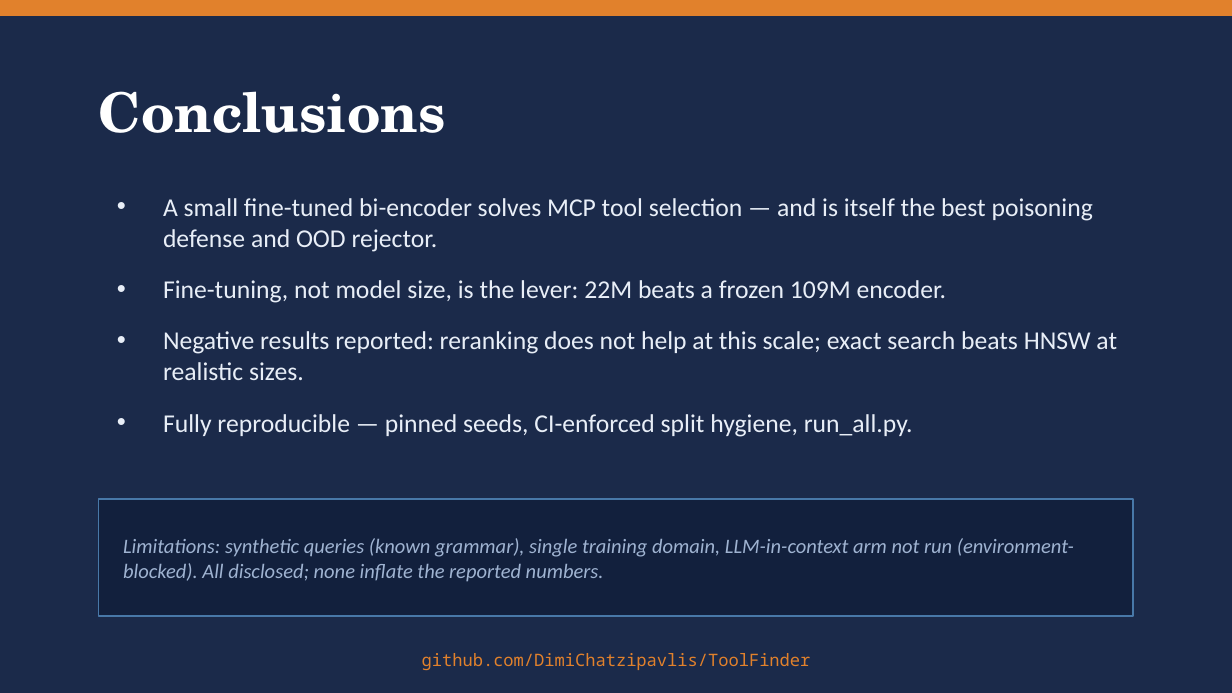
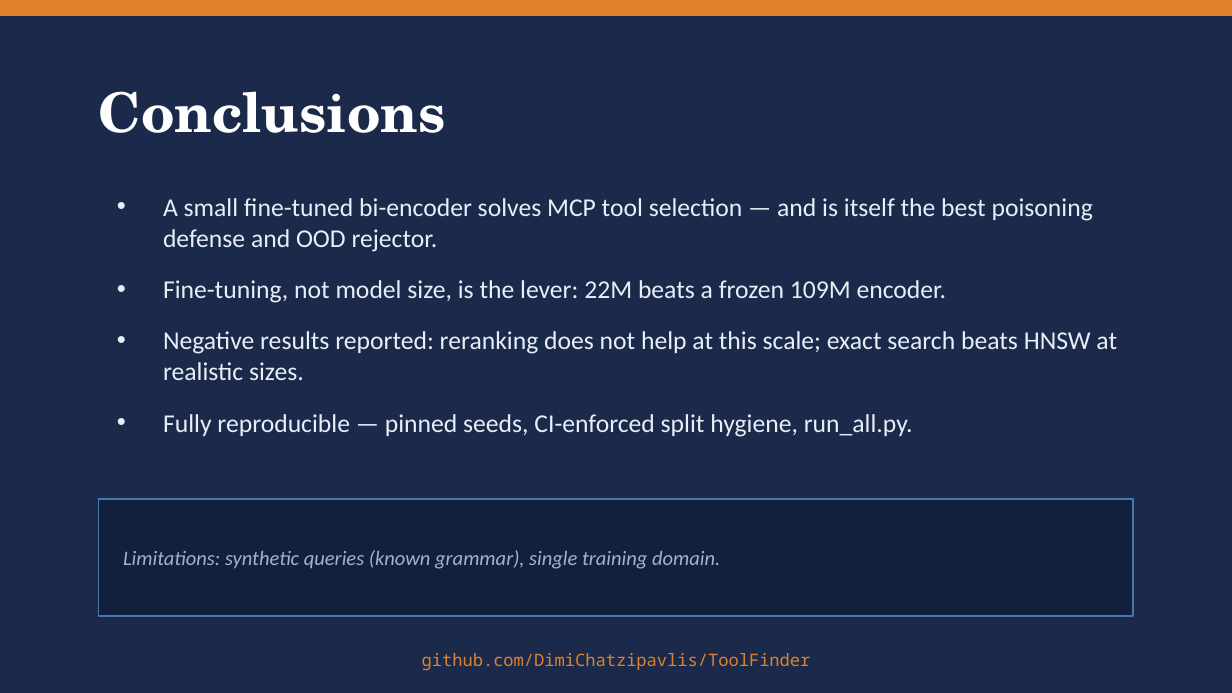
Before and after one commit to DimiChatzipavlis/ToolFinder, a slide deck: slide 12 of reports/ToolFinder_presentation.pptx. Drawn at 1232x693 pixels with LibreOffice and Linux fonts; fonts in the diff are those of the drawing. Boxes give left, top, right and bottom in pixels: in the first picture for what was removed or moved away, otherwise in the second. Text is boxed around its words. In the diff, an @@ line names an element or a change of style, - is before the commit and + after.

```diff
--- a/reports/ToolFinder_presentation.pptx
+++ b/reports/ToolFinder_presentation.pptx
@@ text at bbox=[123, 550, 720, 569]: text changed @@
-Limitations: synthetic queries (known grammar), single training domain, LLM-in-context arm not run (environment-blocked). All disclosed; none inflate the reported numbers.
+Limitations: synthetic queries (known grammar), single training domain.
```
Also in this commit, not shown: 3 other slides changed.
